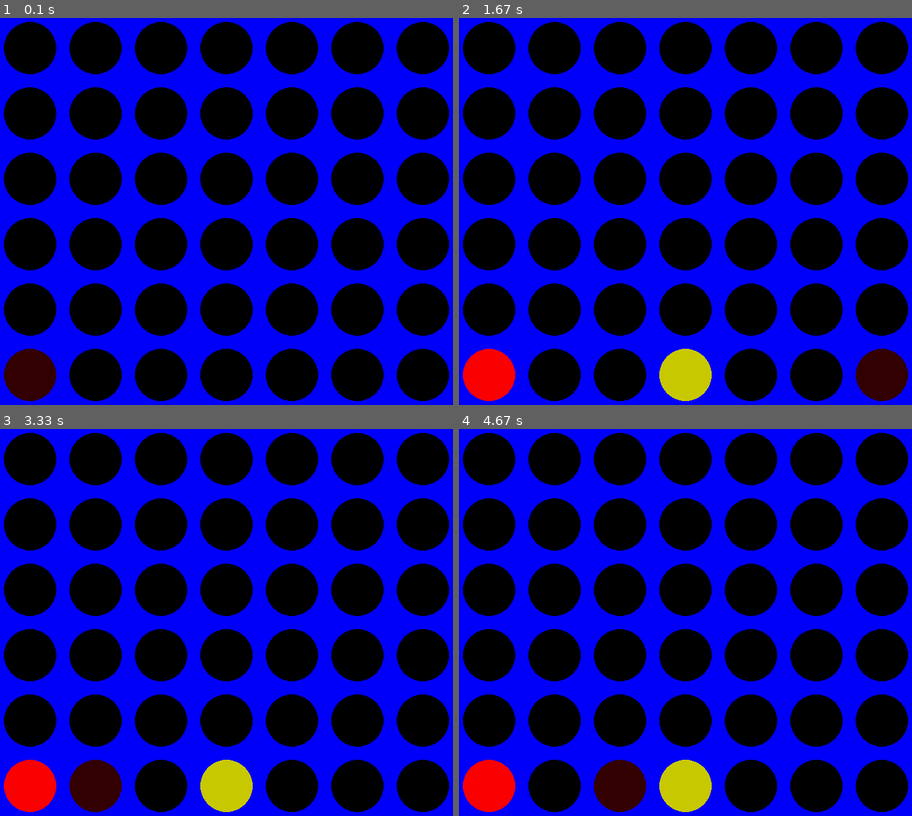
Above: before the commit, frames 1-4 (two rows, left to right).
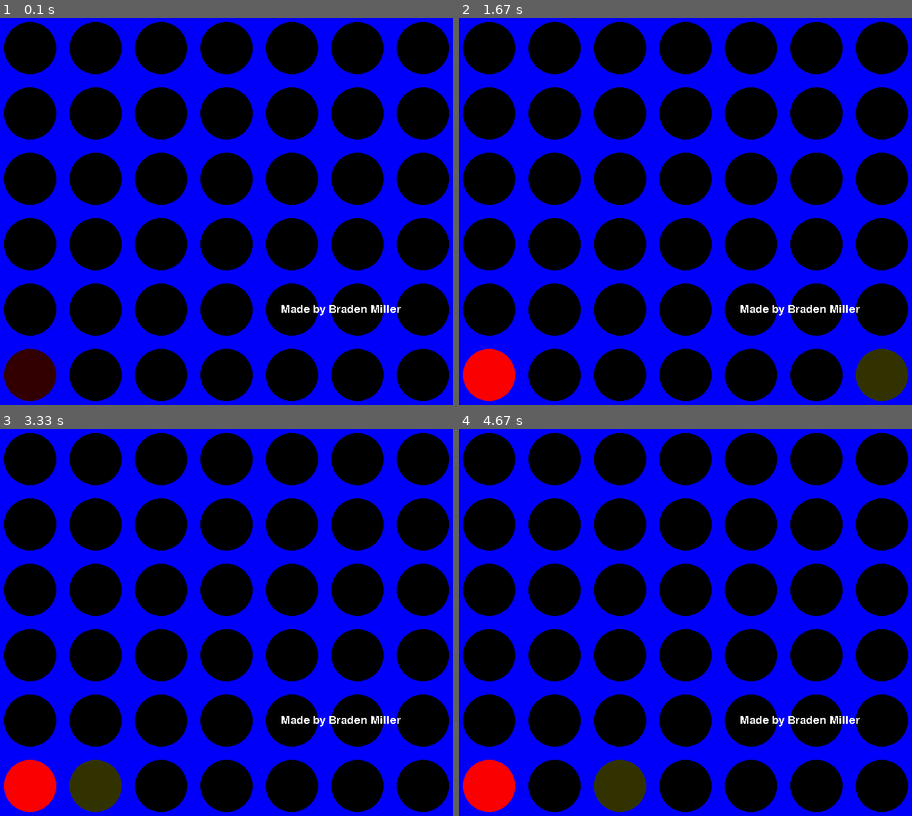
Above: after the commit, the same moments.

Repository: AtticusFinch2/Personal-stuff
Game: pygame game, started from ConnectFour/c4game.py
Two runs of this game, one before a commit and one after it. Both use one fixed random seed, a clock stepped at 60 frames per second and the inputs below.
Inputs (mouse positions are in pixels of both pictures, inside the frame that each line leads up to):
- Up to frame 1 (0.1 s): no input
- Up to frame 2 (1.67 s): tap Space at 0.33 s; click (540, 304) at 0.72 s; click (662, 312) at 1.05 s; click (857, 358) at 1.38 s
- Up to frame 3 (3.33 s): click (317, 591) at 1.72 s; click (394, 591) at 2.05 s; click (95, 545) at 2.38 s; press the mouse at (95, 545) at 2.7 s; move the mouse to (240, 630) at 2.8 s; release the mouse at (389, 711) at 2.93 s; click (126, 591) at 3.05 s
- Up to frame 4 (4.67 s): click (613, 494) at 3.38 s; click (712, 730) at 3.72 s; click (581, 757) at 4.05 s; click (599, 719) at 4.38 s

The runs differ from the first frame. In frame 1, 0.2% of the frame differs, in the area x 62-89%, y 74-77%; in frame 2, 2.7%, in the area x 44-100%, y 74-99%; in frame 3, 2.7%; in frame 4, 2.7%.

Commit message:
pushing P

Diff:
--- a/ABpruning/abLogic.py
+++ b/ABpruning/abLogic.py
@@ -7,7 +7,6 @@
 branching = 3
 initDepth = 5
 edgeListActual = []
-valueAtNode = defaultdict()
 
 
 
@@ -27,7 +26,6 @@
     for child in children:
         edgeListActual.append(((depth+1, k), (depth, t)))
         x = minimax(child, depth+1, alpha, beta, not maxing, k)
-        valueAtNode[(depth + 1, k, (depth, t))] = x
         k+=1
         if maxing:
             value = max(value, x)
@@ -39,4 +37,3 @@
             break
     return value
 root_value = minimax(1, 0, -MAX_INT, MAX_INT, True, 0)
-print(valueAtNode, root_value)
--- a/ConnectFour/c4game.py
+++ b/ConnectFour/c4game.py
@@ -49,9 +49,10 @@
     clock = pygame.time.Clock()
     running = True
     ticker = 0
-    global fontbig, fontsmall
+    global fontbig, fontsmall, fontsmaller
     fontbig = pygame.font.Font(None, 150)
     fontsmall = pygame.font.Font(None, 100)
+    fontsmaller = pygame.font.Font(None, 25)
     while running:
         # poll for events
         # pygame.QUIT event means the user clicked X to close your window
@@ -75,9 +76,10 @@
 
         drawHandler(model)
         drawWinner(model)
+        watermark(model)
         # flip() the display to put your work on screen
         pygame.display.flip()
-        if ticker >= 5 and model.player == 2:  # increase to slow it down, change the == statement to change who plays
+        if ticker >= 0 and model.player == 2:  # increase to slow it down, change the == statement to change who plays
             ai_handler(model)
             ticker = 0
         else:
@@ -168,7 +170,7 @@
 def ai_handler(model):
     if model.ai_on:
         start_time = time.time()
-        move = c4logic.best_move(model.board, model.player, 5)
+        move = c4logic.best_move(model.board, model.player, 7)
         model.board = move[2]
         end_time = time.time()
         model.taken = end_time - start_time
@@ -177,4 +179,12 @@
         )
         model.player = flip(model.player)
 
+def watermark(model):
+    text = fontsmaller.render(
+        "Made by Braden Miller", False, pygame.Color(250, 250, 250)
+    )
+    textPos = text.get_rect(center=(3*xScene / 4, 3*yScene / 4))
+    model.screen.blit(text, textPos)
+    model.ai_on = False
+
 main()
--- a/ConnectFour/c4logic.py
+++ b/ConnectFour/c4logic.py
@@ -245,7 +245,7 @@
     value = MAX_INT * -1 * adjust[player]
     children = [
         np.array(placeMove(node, col, player))
-        for col in range(node.shape[0])
+        for col in [4,5,3,6,2,1,0]
         if node[col][0] == 0
     ]
     for child in children:
Not shown, changed: ABpruning/apWriteup.ipynb
